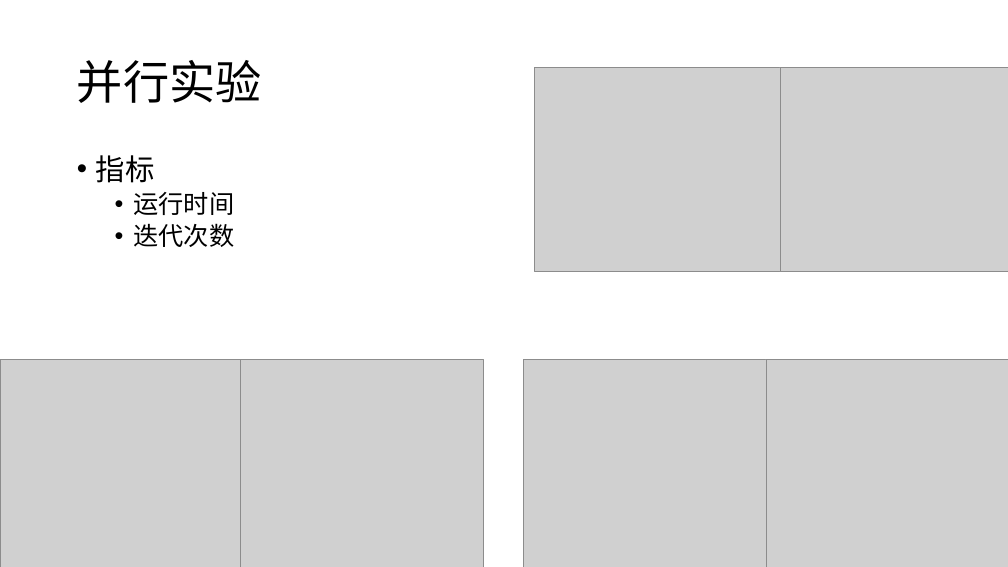
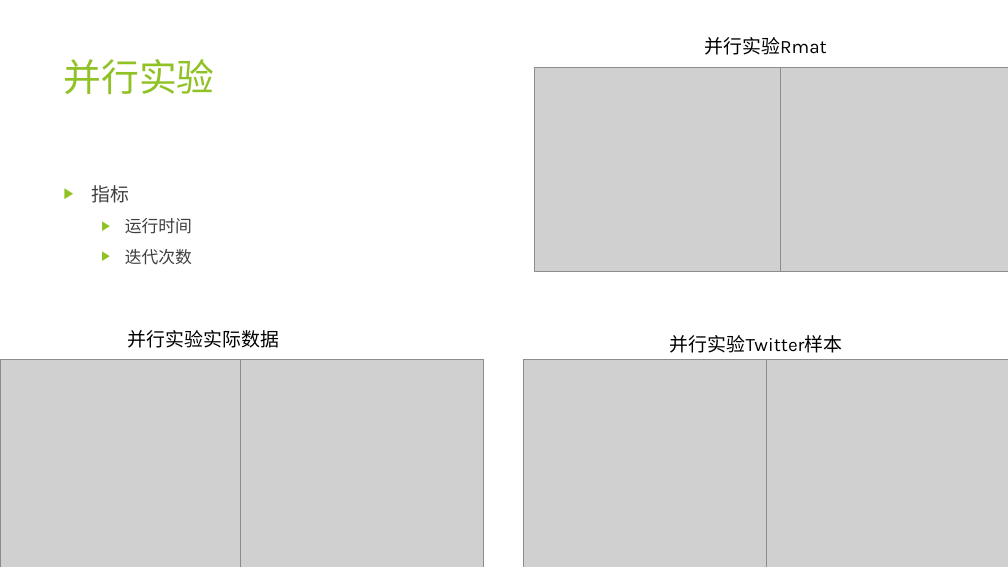
Before and after one commit to youli9056/MyPaper, a slide deck: slide 15 of 开题/大规模数据并行图处理算法与计算平台研究.pptx (slide 14 before the commit). Drawn at 1008x567 pixels with LibreOffice and Linux fonts; fonts in the diff are those of the drawing; grey boxes stand for pictures. Boxes give left, top, right and bottom in pixels: in the first picture for what was removed or moved away, otherwise in the second. Text is boxed around its words. In the diff, an @@ line names an element or a change of style, - is before the commit and + after.

```diff
--- a/开题/大规模数据并行图处理算法与计算平台研究.pptx
+++ b/开题/大规模数据并行图处理算法与计算平台研究.pptx
@@ title "并行实验": place and size @@
-title "并行实验" at (77, 60, 262, 103)
+title "并行实验" at (64, 59, 215, 94)
@@ title "并行实验" at (64, 59, 215, 94): size 44 to 36 pt, font Calibri to Karla, text colour #000000 to #90C226; line spacing 0.9 to 1; vertical alignment middle to top @@
@@ text added at (705, 37, 827, 55), 18 pt, text #000000 @@
+并行实验Rmat
@@ text "指标": place and size @@
-text "指标" at (96, 155, 235, 247)
+text "指标" at (92, 185, 192, 265)
@@ text "指标" at (92, 185, 192, 265): size 28 to 18 pt in "指标"; font Calibri to Karla, text colour #000000 to #404040; size 24 to 16 pt in "运行时间", "迭代次数"; bullet • to ▶; line spacing 0.9 to 1; more space between paragraphs @@
@@ text added at (128, 330, 279, 348), 18 pt, text #000000 @@
+并行实验实际数据
@@ text added at (670, 335, 842, 353), 18 pt, text #000000 @@
+并行实验Twitter样本
```
Also in this commit, not shown: 16 other slides changed, 1 slide added, 1 other file.
